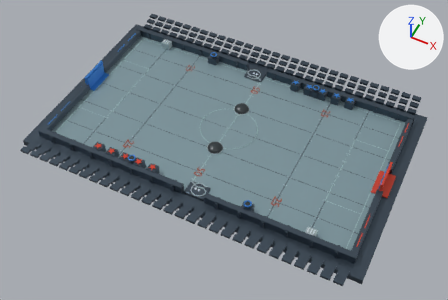
A saved change to the glTF model public/assets/arena.glb.
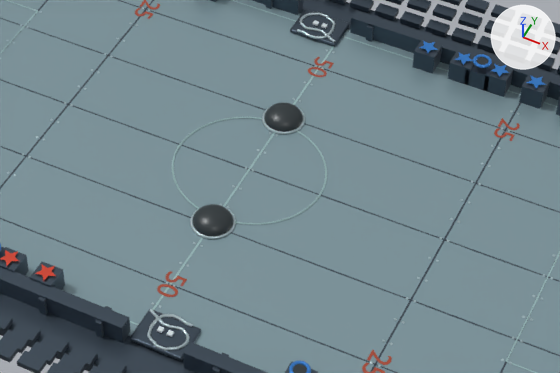
Each version is shown whole from a 50 mm lens placed at (25.2, -51.7, 60.1), pointed at (0.5, -2.5, -1.5), then close up on the part from 30% to 77% of the width and 22% to 68% of the height. Lighting does not change. The marker at upper right points along +X, +Y and +Z. The first two pictures are the older version. Where no turn or scale is listed for an object, it has been applied to the vertices. Vertices at exactly the same position are counted once.

The first close-up shows 'Arena foundation', 'Floor panel seam.007', 'Impact barrier', 'Impact barrier.001', 'Impact barrier.003', 'Multiplier housing', 'Multiplier housing.001', 'Playing surface', 'ScoreDome', 'ScoreDome.001', 'Target housing.003', 'Torus', 'Torus.001', 'Torus.002' and 75 more.
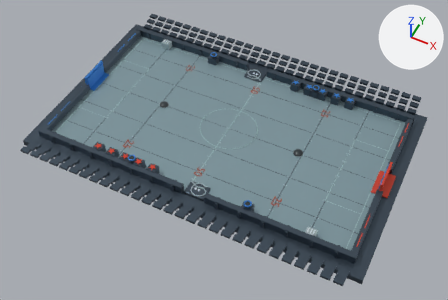
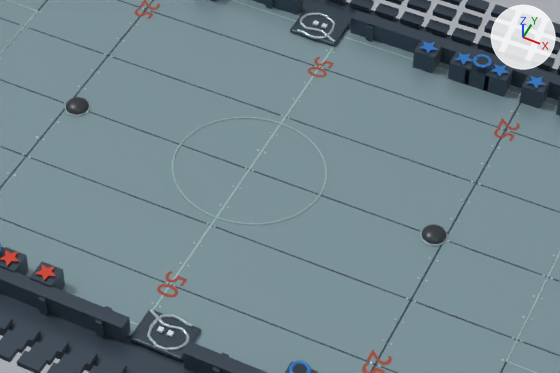
What differs and where, as boxes (x1, y1, x2, y2) in the close-ups (560 x 373 px):
```json
{"object": "ScoreDome", "change": "reshaped, moved", "before": [193, 204, 233, 236], "after": [66, 97, 89, 115], "on screen": "41% narrower, 42% shorter"}
{"object": "ScoreDome.001", "change": "reshaped, moved", "before": [264, 102, 303, 132], "after": [421, 224, 447, 244], "on screen": "32% narrower, 32% shorter"}
{"object": "Torus.001", "change": "moved, rescaled", "before": [190, 207, 236, 239], "after": [65, 102, 90, 116]}
{"object": "Torus.002", "change": "moved, rescaled", "before": [262, 106, 305, 134], "after": [420, 227, 448, 246], "on screen": "34% narrower, 31% shorter"}
```

Scene script edits in JSON lines:
```json
{"block": "me_sphere", "where": "# used by ob_scoredome; location = (0.0, -4.0, 0.15)"}
{"op": "remove", "block": "me_sphere", "code": "me_sphere.from_pydata(...)  # 266 vertices, 528 faces; spans x -1.0..1.0, y -1.0..1.0, z -0.6..0.6"}
{"op": "add", "block": "me_sphere", "code": "me_sphere.from_pydata(...)  # 266 vertices, 528 faces; spans x -0.62..0.62, y -0.62..0.62, z -0.37..0.37"}
{"block": "me_sphere", "change": "me_sphere part 1: 266 vertices removed from x -1.0..1.0, y -1.0..1.0, z -0.6..0.6; 266 vertices added at x -0.62..0.62, y -0.62..0.62, z -0.37..0.37, forming a UV sphere (24 segments, 12 rings, poles along z)"}
{"block": "me_sphere_001", "where": "# used by ob_scoredome_001; location = (0.0, 4.0, 0.15)"}
{"op": "remove", "block": "me_sphere_001", "code": "me_sphere_001.from_pydata(...)  # 266 vertices, 528 faces; spans x -1.0..1.0, y -1.0..1.0, z -0.6..0.6"}
{"op": "add", "block": "me_sphere_001", "code": "me_sphere_001.from_pydata(...)  # 266 vertices, 528 faces; spans x -0.62..0.62, y -0.62..0.62, z -0.37..0.37"}
{"block": "me_sphere_001", "change": "me_sphere_001 part 2: 266 vertices removed from x -1.0..1.0, y -1.0..1.0, z -0.6..0.6; 266 vertices added at x -0.62..0.62, y -0.62..0.62, z -0.37..0.37, forming a UV sphere (24 segments, 12 rings, poles along z)"}
{"block": "me_torus_001", "where": "# used by ob_torus_001; location = (0.0, -4.0, 0.12)"}
{"op": "remove", "block": "me_torus_001", "code": "me_torus_001.from_pydata(...)  # 576 vertices, 1152 faces; spans x -1.11..1.11, y -1.11..1.11, z -0.07..0.07"}
{"op": "add", "block": "me_torus_001", "code": "me_torus_001.from_pydata(...)  # 576 vertices, 1152 faces; spans x -0.66..0.66, y -0.66..0.66, z -0.04..0.04"}
{"block": "me_torus_001", "change": "me_torus_001 part 3: the whole mesh is scaled about its middle by (0.598, 0.598, 0.571)"}
{"block": "me_torus_002", "where": "# used by ob_torus_002; location = (0.0, 4.0, 0.12)"}
{"op": "remove", "block": "me_torus_002", "code": "me_torus_002.from_pydata(...)  # 576 vertices, 1152 faces; spans x -1.11..1.11, y -1.11..1.11, z -0.07..0.07"}
{"op": "add", "block": "me_torus_002", "code": "me_torus_002.from_pydata(...)  # 576 vertices, 1152 faces; spans x -0.66..0.66, y -0.66..0.66, z -0.04..0.04"}
{"block": "me_torus_002", "change": "me_torus_002 part 4: the whole mesh is scaled about its middle by (0.598, 0.598, 0.571)"}
{"op": "set", "path": "ob_scoredome.location", "old": "(0.0, -4.0, 0.15)", "new": "(-9.96, 0.0, 0.12)"}
{"op": "set", "path": "ob_scoredome_001.location", "old": "(0.0, 4.0, 0.15)", "new": "(9.96, 0.0, 0.12)"}
{"op": "set", "path": "ob_torus_001.location", "old": "(0.0, -4.0, 0.12)", "new": "(-9.96, 0.0, 0.12)"}
{"op": "set", "path": "ob_torus_002.location", "old": "(0.0, 4.0, 0.12)", "new": "(9.96, 0.0, 0.12)"}
```
